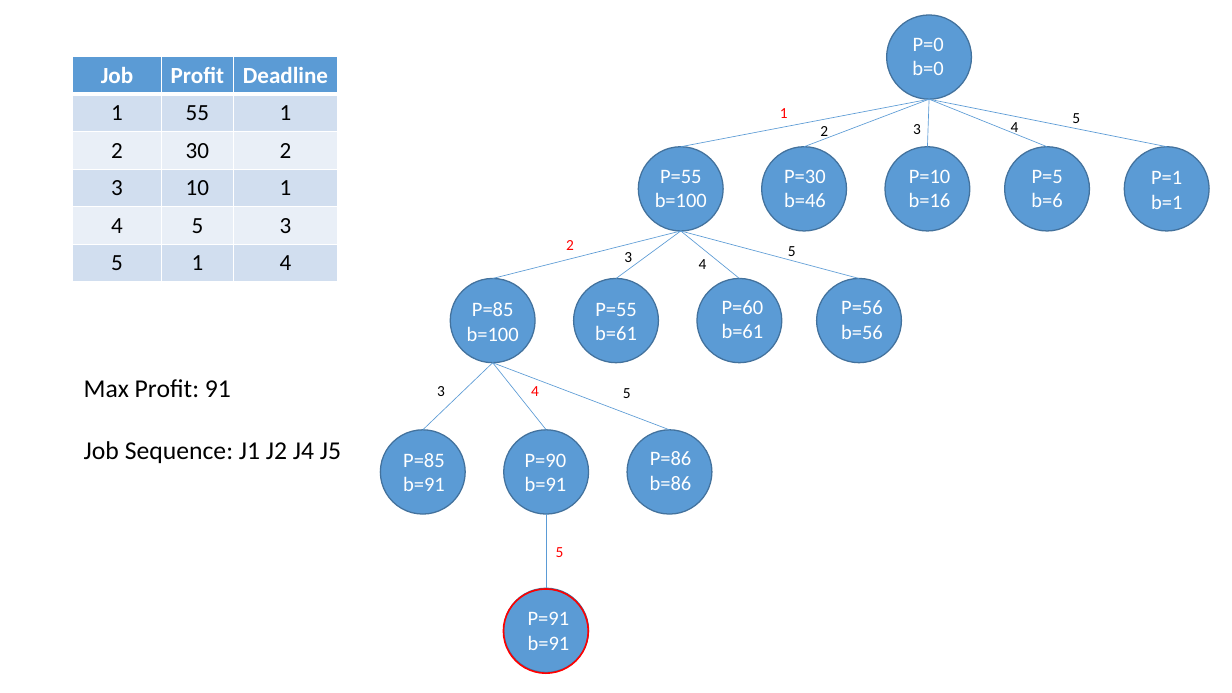
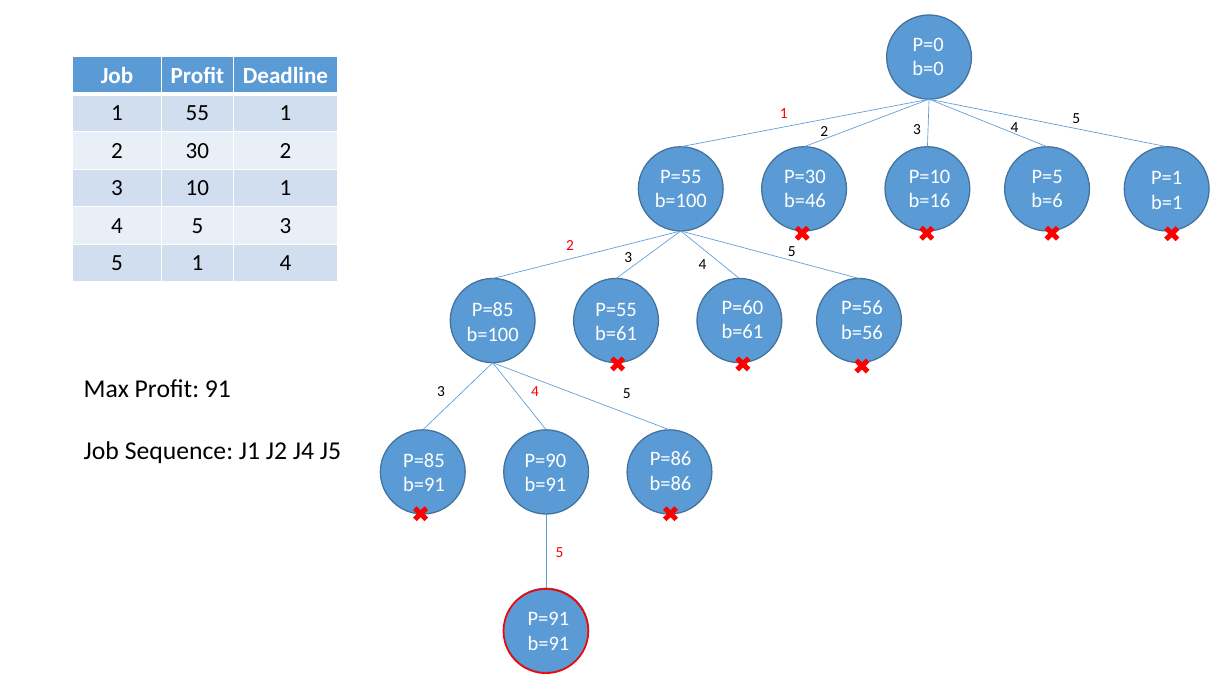
Before and after one commit to andy6804tw/Branch-and-bound, a slide deck: slide 14 of Job Scheduling/assignment/graph.pptx. Drawn at 1232x693 pixels with LibreOffice and Linux fonts; fonts in the diff are those of the drawing. Boxes give left, top, right and bottom in pixels: in the first picture for what was removed or moved away, otherwise in the second. Text is boxed around its words. In the diff, an @@ line names an element or a change of style, - is before the commit and + after.

```diff
--- a/Job Scheduling/assignment/graph.pptx
+++ b/Job Scheduling/assignment/graph.pptx
@@ cross added at <box>791,223,813,244</box>, fill #FF0000 @@
@@ cross added at <box>916,223,938,244</box>, fill #FF0000 @@
@@ cross added at <box>1042,223,1064,244</box>, fill #FF0000 @@
@@ cross added at <box>1161,223,1183,244</box>, fill #FF0000 @@
@@ cross added at <box>607,353,629,374</box>, fill #FF0000 @@
@@ cross added at <box>732,353,754,374</box>, fill #FF0000 @@
@@ cross added at <box>851,355,873,376</box>, fill #FF0000 @@
@@ cross added at <box>409,503,432,524</box>, fill #FF0000 @@
@@ cross added at <box>660,503,682,524</box>, fill #FF0000 @@
```
Also in this commit, not shown: 4 other files.
